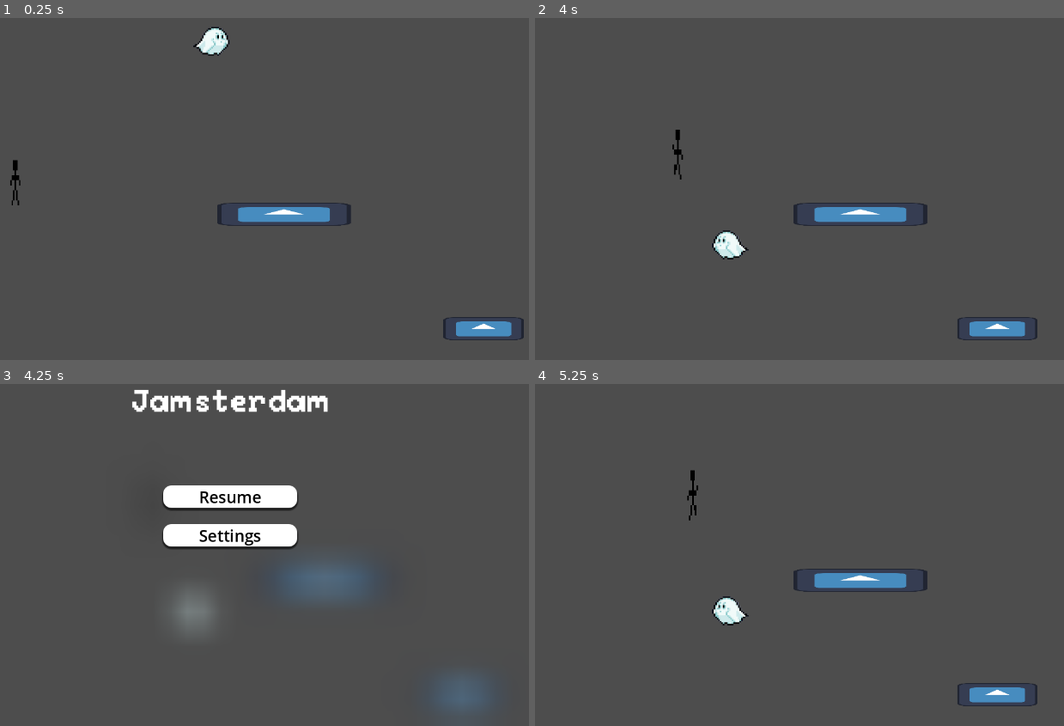
Above: before the commit, frames 1-4 (two rows, left to right).
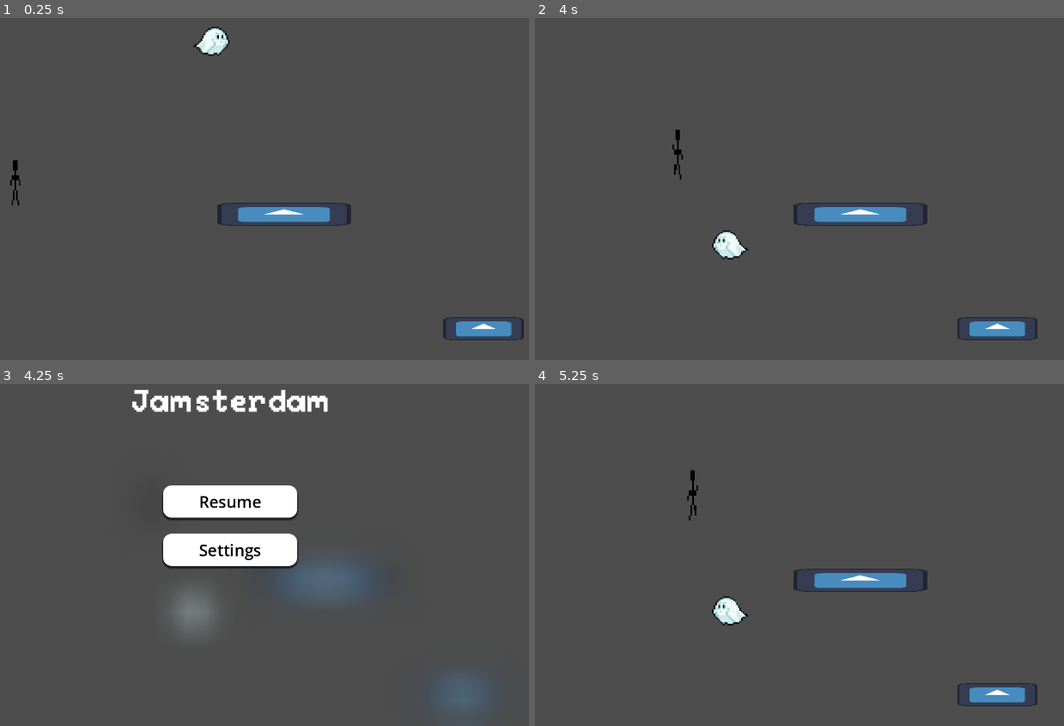
Above: after the commit, the same moments.

Repository: sammo4gun/jamsterdam
Game: Godot game, scene res://Scenes/Levels/level2.tscn
Two runs of this game, one before a commit and one after it. Both use one fixed random seed, a clock stepped at 60 frames per second and the inputs below. The engine's default icon, where the game draws it, is replaced by a stand-in: a white triangle on a blue panel in a dark square.
Inputs (mouse positions are in pixels of both pictures, inside the frame that each line leads up to):
- Up to frame 1 (0.25 s): no input
- Up to frame 2 (4 s): tap Enter at 0.5 s; move the mouse to (730, 161) at 0.52 s; hold Right (right) 0.53-2.03 s; click (730, 161) at 0.67 s; tap Space (jump) at 0.77, 1.52, 3.02, 3.77 s; move the mouse to (820, 212) at 1.27 s; click (820, 212) at 1.42 s; move the mouse to (1016, 329) at 2.02 s; hold A (left) 2.03-2.78 s; click (1016, 329) at 2.17 s; move the mouse to (730, 243) at 2.77 s; hold Right (right) from 2.78 s (still down); click (730, 243) at 2.92 s; move the mouse to (968, 223) at 3.52 s
- Up to frame 3 (4.25 s): keep holding Right (right); tap Escape (ui_cancel) at 4.15 s
- Up to frame 4 (5.25 s): move the mouse to (561, 476) at 4.27 s; release Right (right) at 4.28 s; hold A (left) 4.28-5 s; tap Space (jump) at 4.52 s; click "Resume" at 5 s

Frames 1-2 are identical in both runs. In frame 3, 3.8% of the frame differs, in the area x 30-57%, y 31-55%; in frame 4, nothing differs.

Commit message:
Added better styles for menu buttons

Diff:
--- a/Scenes/pause_menu.tscn
+++ b/Scenes/pause_menu.tscn
@@ -7,6 +7,26 @@
 [sub_resource type="LabelSettings" id="LabelSettings_1och7"]
 font = ExtResource("2_k0w1u")
 font_size = 60
+
+[sub_resource type="StyleBoxEmpty" id="StyleBoxEmpty_1och7"]
+
+[sub_resource type="StyleBoxFlat" id="StyleBoxFlat_1och7"]
+bg_color = Color(0.823529, 0.823529, 0.823529, 1)
+corner_radius_top_left = 16
+corner_radius_top_right = 16
+corner_radius_bottom_right = 16
+corner_radius_bottom_left = 16
+shadow_size = 3
+shadow_offset = Vector2(0, 3.41)
+
+[sub_resource type="StyleBoxFlat" id="StyleBoxFlat_bpi0q"]
+bg_color = Color(0.635294, 0.635294, 0.635294, 1)
+corner_radius_top_left = 16
+corner_radius_top_right = 16
+corner_radius_bottom_right = 16
+corner_radius_bottom_left = 16
+shadow_size = 3
+shadow_offset = Vector2(0, 3.41)
 
 [sub_resource type="StyleBoxFlat" id="StyleBoxFlat_k0w1u"]
 bg_color = Color(1, 1, 1, 1)
@@ -51,20 +71,32 @@
 theme_override_constants/separation = 30
 
 [node name="ResumeButton" type="Button" parent="MarginContainer/VBoxContainer"]
-custom_minimum_size = Vector2(250, 0)
+custom_minimum_size = Vector2(250, 60)
 layout_mode = 2
 size_flags_horizontal = 4
+theme_override_colors/font_hover_color = Color(0, 0, 0, 1)
 theme_override_colors/font_color = Color(0, 0, 0, 1)
+theme_override_colors/font_focus_color = Color(0, 0, 0, 1)
+theme_override_colors/font_pressed_color = Color(0, 0, 0, 1)
 theme_override_font_sizes/font_size = 30
+theme_override_styles/focus = SubResource("StyleBoxEmpty_1och7")
+theme_override_styles/hover = SubResource("StyleBoxFlat_1och7")
+theme_override_styles/pressed = SubResource("StyleBoxFlat_bpi0q")
 theme_override_styles/normal = SubResource("StyleBoxFlat_k0w1u")
 text = "Resume"
 
 [node name="SettingsButton" type="Button" parent="MarginContainer/VBoxContainer"]
-custom_minimum_size = Vector2(250, 0)
+custom_minimum_size = Vector2(250, 60)
 layout_mode = 2
 size_flags_horizontal = 4
+theme_override_colors/font_hover_color = Color(0, 0, 0, 1)
 theme_override_colors/font_color = Color(0, 0, 0, 1)
+theme_override_colors/font_focus_color = Color(0, 0, 0, 1)
+theme_override_colors/font_pressed_color = Color(0, 0, 0, 1)
 theme_override_font_sizes/font_size = 30
+theme_override_styles/focus = SubResource("StyleBoxEmpty_1och7")
+theme_override_styles/hover = SubResource("StyleBoxFlat_1och7")
+theme_override_styles/pressed = SubResource("StyleBoxFlat_bpi0q")
 theme_override_styles/normal = SubResource("StyleBoxFlat_k0w1u")
 text = "Settings
 "
Not shown: 1 places in Scenes/pause_menu.tscn that only renumber resources
